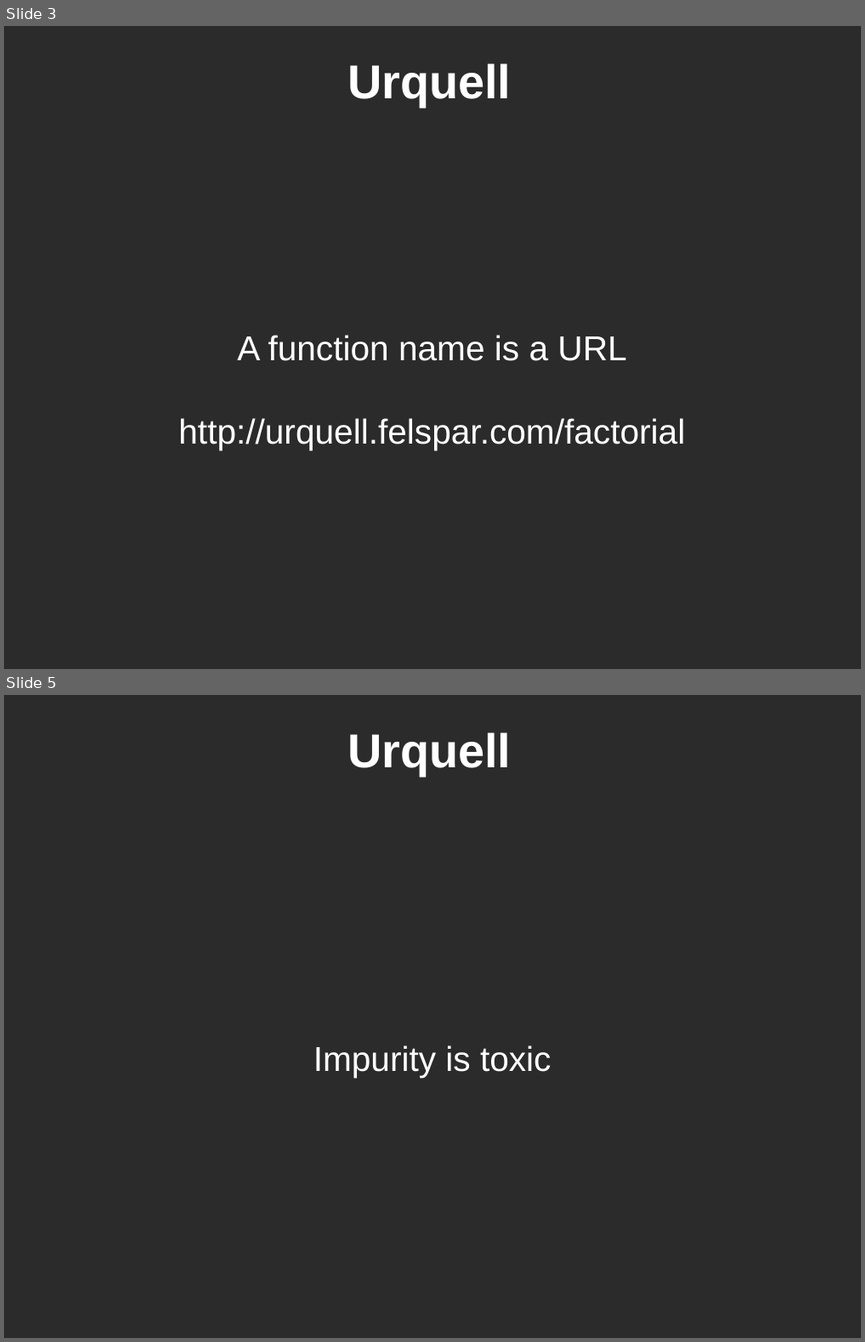
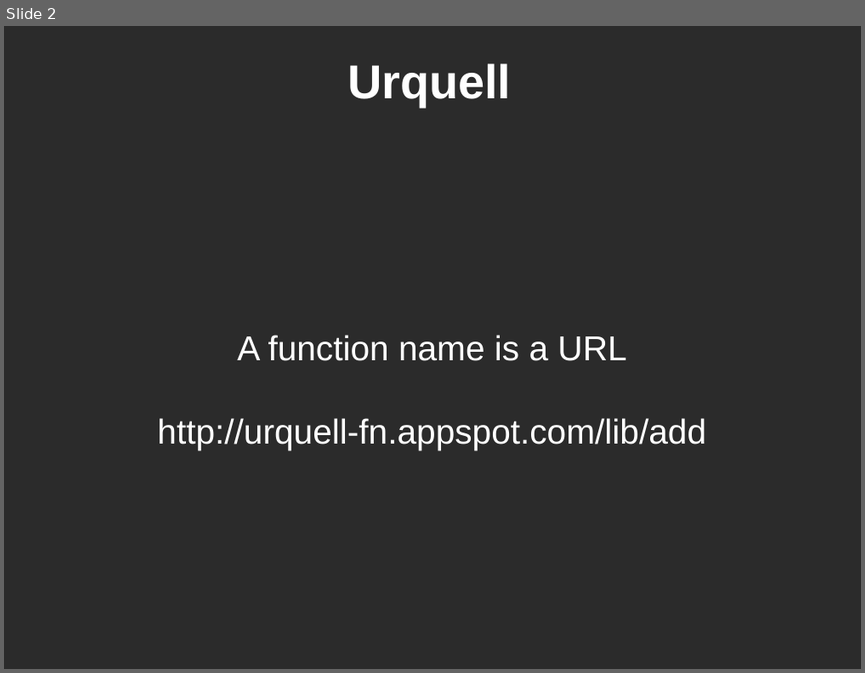
Before and after one commit to KayEss/urquell, a slide deck: Documentation/Introduction to Urquell.odp. Shown one above the other, each under a label of ours: slides 3 and 5 before the commit, slide 2 after it; the slides between them are not shown. The pictures are 865x1342 and 865x673 pixels, drawn with LibreOffice and Linux fonts; fonts in the diff are those of the drawing; background and template pictures are left out; a plain dark background stands for a picture behind light text. Boxes give left, top, right and bottom in pixels: in the first picture for what was removed or moved away, otherwise in the second. Text is boxed around its words. In the diff, an @@ line names an element or a change of style, - is before the commit and + after.

Commit message:
Updated the slides to reflect what Urquell can actually do right now.

```diff
--- a/Documentation/Introduction to Urquell.odp
+++ b/Documentation/Introduction to Urquell.odp
@@ slide 5 removed at <box>4,695,861,1338</box>, background picture (left out) @@
@@ title removed at <box>347,732,511,776</box> @@
-Urquell
@@ subtitle removed at <box>313,1045,551,1077</box> @@
-Impurity is toxic
@@ what was slide 3 is now slide 2 @@
@@ slide 2 changed as well @@
@@ subtitle at <box>157,418,706,450</box>: text changed @@
-http://urquell.felspar.com/factorial
+http://urquell-fn.appspot.com/lib/add
```
Also in this commit, not shown: 4 other slides changed, 5 other slides removed.
